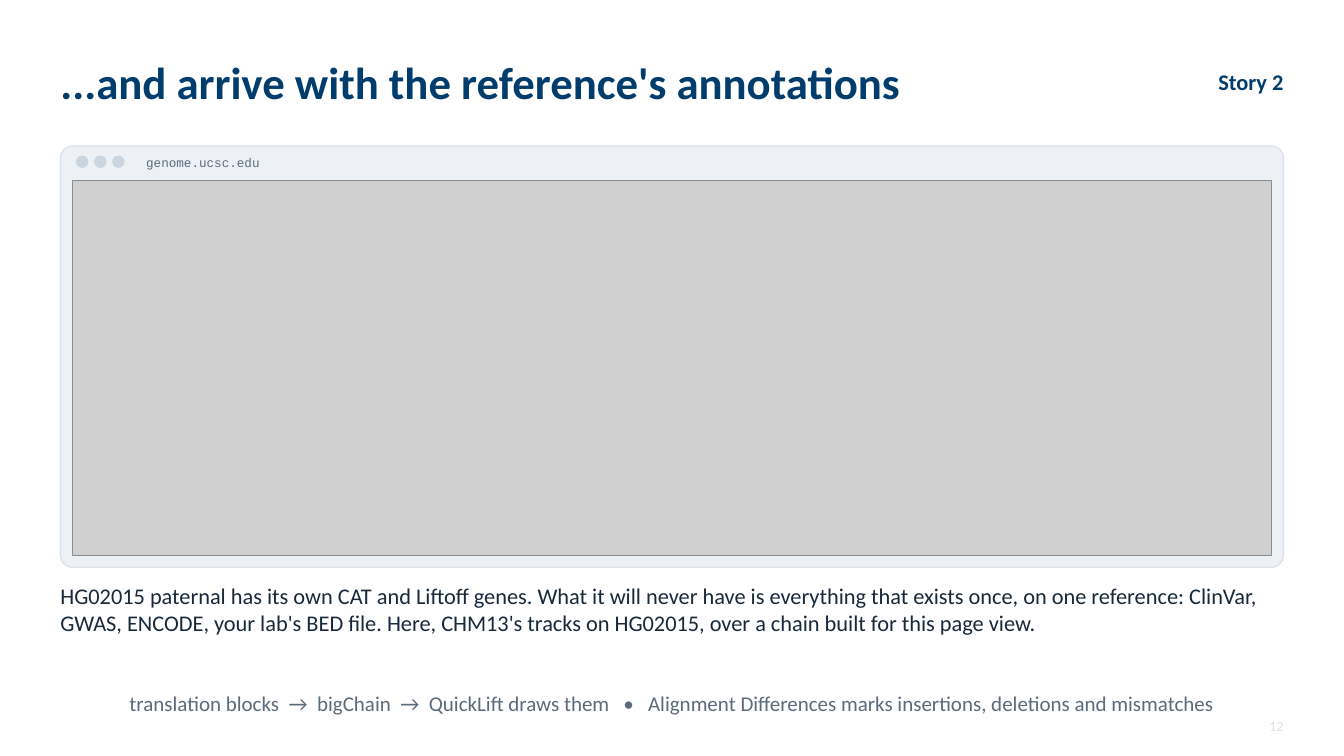
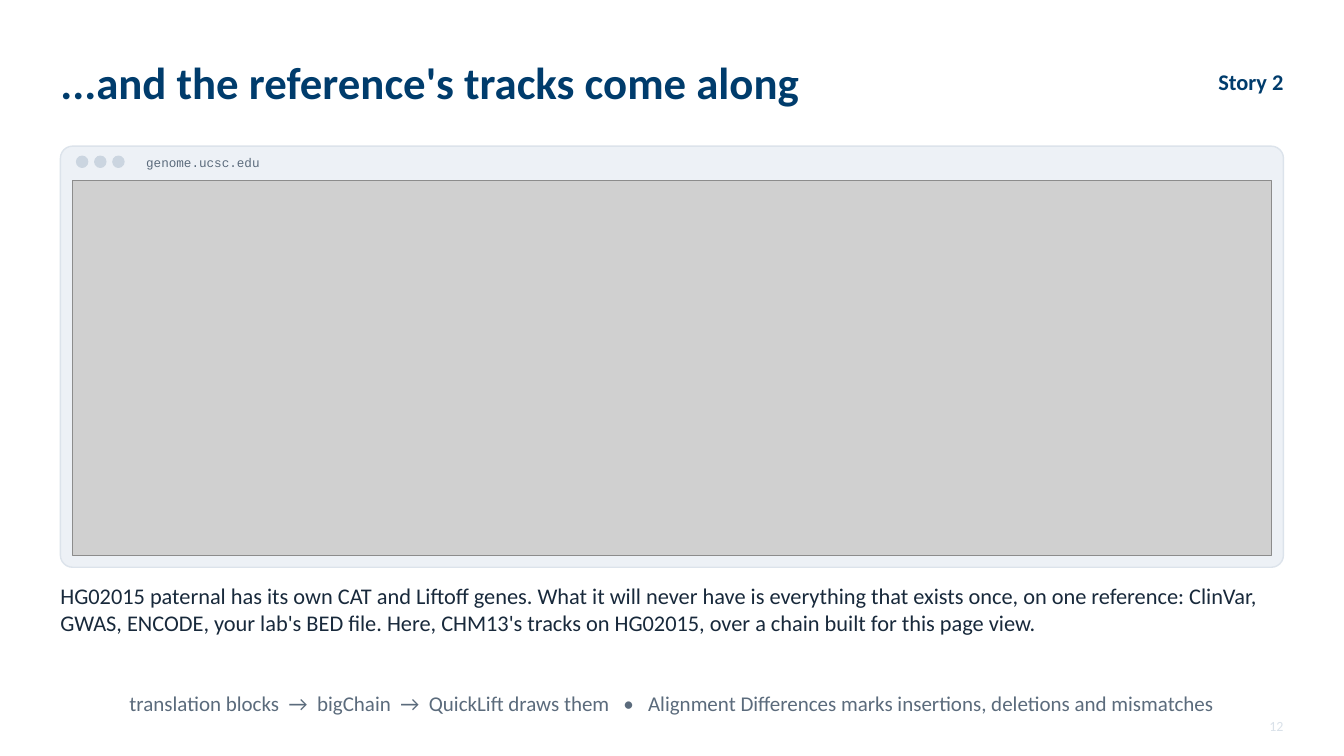
Before and after one commit to parsaeskandar/hprc_2026_poster, a slide deck: slide 12 of talk/HPRC2026_talk.pptx. Drawn at 1344x756 pixels with LibreOffice and Linux fonts; fonts in the diff are those of the drawing; grey boxes stand for pictures. Boxes give left, top, right and bottom in pixels: in the first picture for what was removed or moved away, otherwise in the second. Text is boxed around its words. In the diff, an @@ line names an element or a change of style, - is before the commit and + after.

Commit message:
Talk: elaborate the two user stories (insertion absent from GRCh38; gene known on a reference), add QuickLift-today slide, fold hgConvert into the convert slide

```diff
--- a/talk/HPRC2026_talk.pptx
+++ b/talk/HPRC2026_talk.pptx
@@ text at [60,67,798,107]: text changed @@
-...and arrive with the reference's annotations
+...and the reference's tracks come along
```
Also in this commit, not shown: 4 other slides changed, 1 slide added, 1 slide removed, 6 other files.
